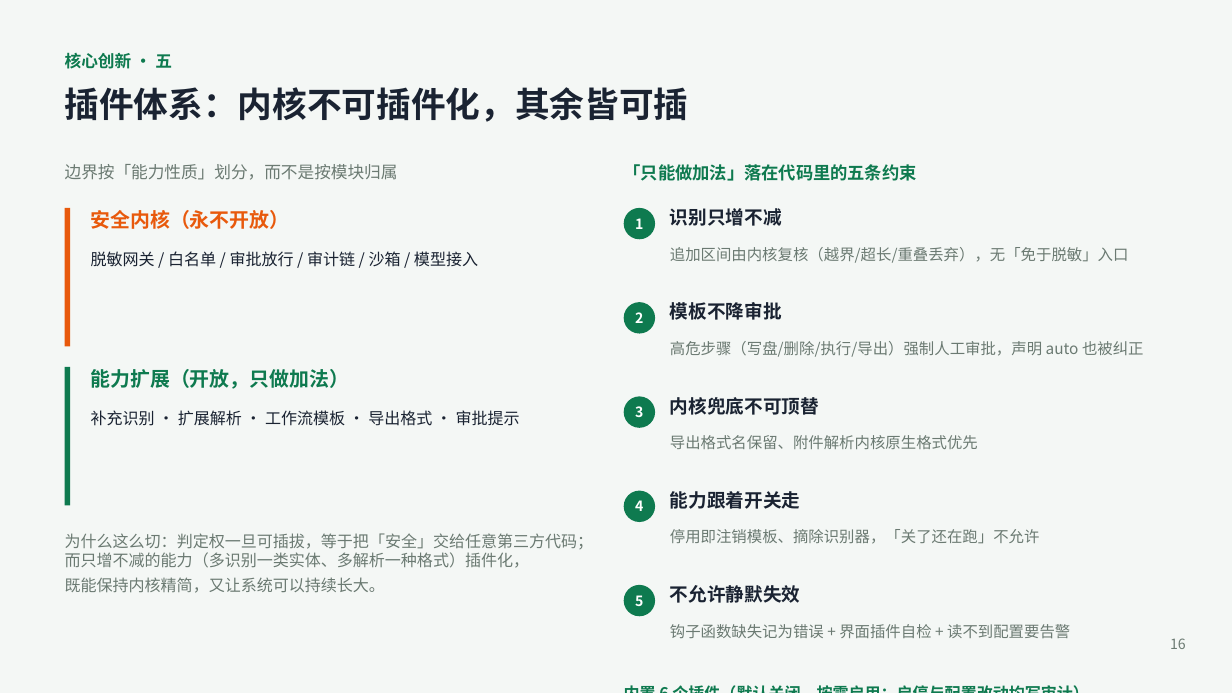
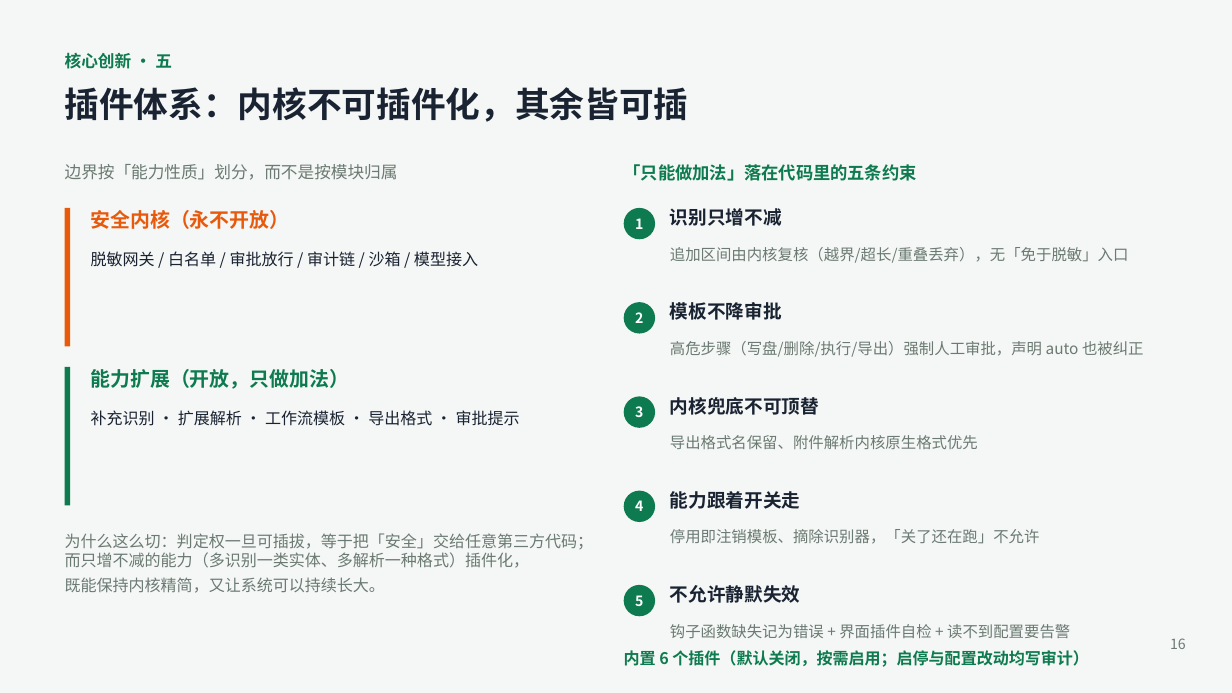
Before and after one commit to Andysun06/yindun-agent, a slide deck: slide 16 of docs/隐盾安全智能体_项目汇报.pptx. Drawn at 1232x693 pixels with LibreOffice and Linux fonts; fonts in the diff are those of the drawing. Boxes give left, top, right and bottom in pixels: in the first picture for what was removed or moved away, otherwise in the second. Text is boxed around its words. In the diff, an @@ line names an element or a change of style, - is before the commit and + after.

```diff
--- a/docs/隐盾安全智能体_项目汇报.pptx
+++ b/docs/隐盾安全智能体_项目汇报.pptx
@@ text "内置 6 个插件（默认关闭，按需启用；启停与配置改动均写审计）" rewrapped from box(624, 684, 1169, 693) to box(624, 650, 1089, 667) @@
```
Also in this commit, not shown: 3 other slides changed, 15 other files.
